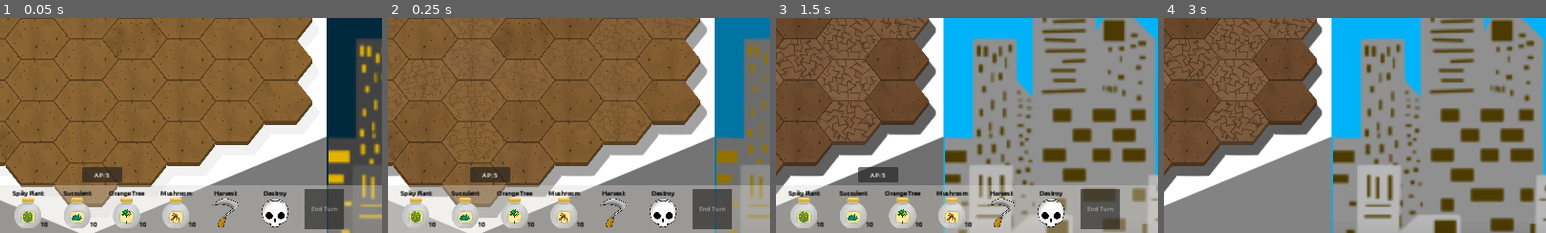
Above: before the commit, frames 1-4 (left to right).
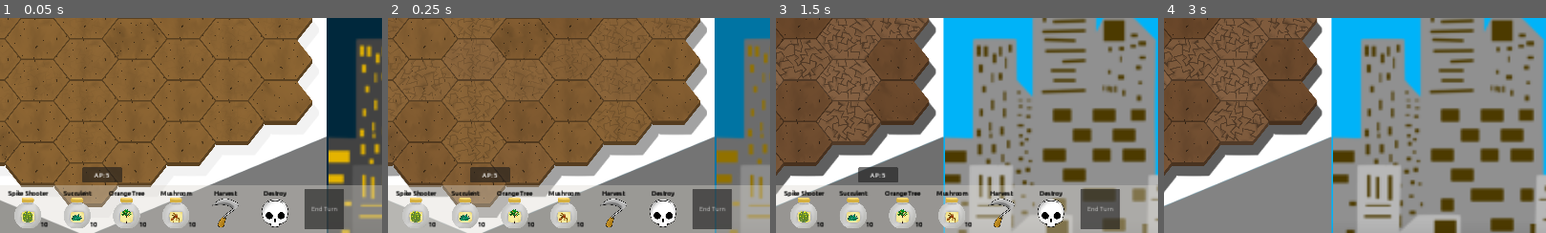
Above: after the commit, the same moments.

Repository: CiaranWoodward/LD54
Game: Godot game, scene res://Level.tscn
Same seed, same stepped clock (60 frames per second), same inputs: the game is played once before the commit and once after it. The engine's default icon, where the game draws it, is replaced by a stand-in: a white triangle on a blue panel in a dark square.
Inputs (mouse positions are % of the whole screen's width and height, from its top left):
- Up to frame 1 (0.05 s): no input
- Up to frame 2 (0.25 s): no input
- Up to frame 3 (1.5 s): move the mouse to (72, 45) at 0.52 s; hold Right (ui_right) 0.53-1.25 s; click (72, 45) at 0.6 s; drag from (30, 55) to (45, 70) at 1.27 s
- Up to frame 4 (3 s): click (21, 94) at 2.02 s; click "End Turn" at 2.75 s
The pictures show only the part of the screen within x 37-87%, y 50-100%; the shares and areas given below are measured in that part.

The runs differ from the first frame. In frame 1, 0.2% of the frame differs, in the area x 2-13%, y 80-84%; in frame 2, 0.2%; in frame 3, 0.2%; in frame 4, nothing differs.

Commit message:
added hud elements for harvesting and tooltips

Diff:
--- a/Global.gd
+++ b/Global.gd
@@ -8,7 +8,7 @@
 enum PlantType {WEED, FLOWER, BERRY_VINE, SPIKY_PLANT, SUCCULENT, ORANGE_TREE, MUSHROOM}
 
 # enum for all produce types
-enum ProduceType {FLOWER, BERRY, ORANGE, SUCCULENT, MUSHROOM}
+enum ProduceType {FLOWER, BERRY, ORANGE, SUCCULENT, MUSHROOM, SPIKE_BALL}
 
 enum ActionType {NONE, HARVEST, DESTROY, PLANT, END_TURN}
 
@@ -82,6 +82,7 @@
 		ProduceType.ORANGE: return "Orange"
 		ProduceType.SUCCULENT: return "Succulent"
 		ProduceType.MUSHROOM: return "Mushroom"
+		ProduceType.SPIKE_BALL: return "Spike Ball"
 	return null
 
 func is_quota_met():
--- a/Plants/BasePlant.gd
+++ b/Plants/BasePlant.gd
@@ -27,7 +27,7 @@
 
 ## Can the fruit be harvested?
 func can_harvest() -> bool:
-	return status == Status.HARVESTABLE
+	return status == Status.HARVESTABLE || (is_instance_valid(hosted_plant) && hosted_plant.can_harvest())
 
 ## Harvest the fruit (Might also destroy for some plants)
 func harvest():
@@ -94,3 +94,6 @@
 # function to spread the plant to the candidate tiles
 func spread():
 	spread_impl(get_spread_tiles())
+
+func harvest_description() -> Dictionary:
+	return {}
--- a/Plants/BerryVine.gd
+++ b/Plants/BerryVine.gd
@@ -2,6 +2,7 @@
 extends BasePlant
 
 @export var time_to_grow: int = 4
+@export var harvest_amount: int = 5
 
 var bush_varient = randi_range(0, 1)
 var berry_varient = randi_range(0, 2)
@@ -13,6 +14,12 @@
 
 static func plant_description():
 	return "Spreads and fruits with delicious berries! Will die if land becomes infertile."
+
+func harvest_description() -> Dictionary:
+	return {
+		"name": "Berry",
+		"amount": str(harvest_amount)
+	}
 
 func plant_type():
 	return Global.PlantType.BERRY_VINE
@@ -53,7 +60,7 @@
 		status = Status.GROWING
 		_berry_tween = create_tween()
 		_berry_tween.tween_property($BerryVine/Centre/Berry, "modulate", Color.TRANSPARENT, 0.5)
-		Global.change_produce_count(Global.ProduceType.BERRY, 5)
+		Global.change_produce_count(Global.ProduceType.BERRY, harvest_amount)
 		age = 0
 
 func spread_impl(tiles: Array):
--- a/Plants/Flower.gd
+++ b/Plants/Flower.gd
@@ -15,6 +15,17 @@
 static func plant_description():
 	return "Improves soil moisture for later planting."
 
+func harvest_description() -> Dictionary:
+	if (status == Status.DEAD):
+		return {
+			"name": "Flower Seed",
+			"amount": "1-2"
+		}
+	return {
+			"name": plant_name(),
+			"amount": "1"
+		}
+
 func _ready():
 	super()
 	$Flower/Bud.modulate = colors[randi_range(0, colors.size()-1)]
@@ -23,10 +34,16 @@
 func plant_type():
 	return Global.PlantType.FLOWER
 
+func can_harvest() -> bool:
+	return status == Status.DEAD || super()
+
 func harvest():
 	super()
 	if status == Status.HARVESTABLE:
 		Global.change_produce_count(Global.ProduceType.FLOWER, 1)
+		destroy()
+	if status == Status.DEAD:
+		Global.change_seed_count(Global.PlantType.FLOWER, randi_range(1, 2))
 		destroy()
 
 func destroy():
--- a/Plants/Mushroom.gd
+++ b/Plants/Mushroom.gd
@@ -10,6 +10,12 @@
 
 static func plant_description():
 	return "Thrives on dead plant life."
+
+func harvest_description() -> Dictionary:
+	return {
+		"name": plant_name(),
+		"amount": str(cluster_count)
+	}
 
 var cluster_count = 0: set = set_cluster_count
 var cluster_varient = randi_range(0, 1)
@@ -36,6 +42,7 @@
 	super()
 	reset()
 	$Cluster.get_children().pick_random().visible = true
+	cluster_count += 1
 	_random_wave()
 
 func plant_type():
@@ -80,7 +87,7 @@
 			mushroom.sow(tile, false)
 
 func can_harvest() -> bool:
-	return age < 0 && true
+	return age > 0 && cluster_count > 0
 
 func harvest():
 	Global.change_produce_count(Global.ProduceType.MUSHROOM, cluster_count)
--- a/Plants/Mushroom.tscn
+++ b/Plants/Mushroom.tscn
@@ -96,7 +96,7 @@
 }
 
 [node name="Mushroom" type="Node2D"]
-scale = Vector2(1.24732, 1.43543)
+scale = Vector2(1.3274, 1.52759)
 script = ExtResource("1_3e0xn")
 spread_percent_fertile = 2
 spread_percent_infertile = 1
--- a/Plants/OrangeTree.gd
+++ b/Plants/OrangeTree.gd
@@ -4,6 +4,7 @@
 ## How long until the plant is fully grown
 @export var time_to_grow: int = 4
 @export var time_to_fruit: int = 2
+@export var harvest_amount: int = 10
 
 @onready var stateMachine: AnimationNodeStateMachinePlayback = $AnimationTree["parameters/playback"]
 
@@ -14,6 +15,12 @@
 
 static func plant_description():
 	return "Draws in moisture from a wide area. Dies if infertile."
+
+func harvest_description() -> Dictionary:
+	return {
+		"name": "Orange",
+		"amount": str(harvest_amount)
+	}
 
 func plant_type():
 	return Global.PlantType.ORANGE_TREE
--- a/Plants/SpikyPlant.gd
+++ b/Plants/SpikyPlant.gd
@@ -2,38 +2,62 @@
 extends BasePlant
 
 @export var kill_percent: int = 90
+@export var kill_turns: int = 5
+
+@onready var stateMachine = $AnimationTree["parameters/playback"]
+
+var _spike_tween
 
 static func plant_name():
-	return "Spiky Plant"
+	return "Spike Shooter"
 
 static func plant_description():
 	return "Kills plants around it."
 
+func harvest_description() -> Dictionary:
+	return {
+		"name": "Spike Ball",
+		"amount": "1"
+	}
+
 func _ready():
 	super()
+	$BaldPlant/Spikes.modulate = Color.WHITE
 
 func plant_type():
 	return Global.PlantType.SPIKY_PLANT
 
 func tick():
 	super()
-	# get the tiles that the spiky plant will kill
-	var toKill = parent_tile.getAdjacent().filter(func(tile: PlantTile):
-		return randi_range(0, 100) < kill_percent
-	).filter(func(tile: PlantTile):
-		return tile.is_occupied()
-	).filter(func(tile: PlantTile):
-		return tile.child_plant.plant_type() != Global.PlantType.SPIKY_PLANT
-	).filter(func(tile: PlantTile):
-		return tile.child_plant.status != Status.DEAD
-	)
-	# Kill the plant if the plant is not a spiky plant and is not dead
-	for tile in toKill:
-		tile.child_plant.kill()
+	stateMachine.travel("Shoot")
+	if (age < kill_turns):
+		# get the tiles that the spiky plant will kill
+		var toKill = parent_tile.getAdjacent().filter(func(tile: PlantTile):
+			return randi_range(0, 100) < kill_percent
+		).filter(func(tile: PlantTile):
+			return tile.is_occupied()
+		).filter(func(tile: PlantTile):
+			return tile.child_plant.plant_type() != Global.PlantType.SPIKY_PLANT
+		).filter(func(tile: PlantTile):
+			return tile.child_plant.status != Status.DEAD
+		)
+		# Kill the plant if the plant is not a spiky plant and is not dead
+		for tile in toKill:
+			tile.child_plant.kill()
+
+	elif(status != Status.HARVESTABLE):
+		status = Status.HARVESTABLE
+		_spike_tween = create_tween()
+		_spike_tween.tween_property($BaldPlant/Spikes, "modulate", Color.TRANSPARENT, 1)
 
 func kill():
 	super()
 	destroy()
 
+func harvest():
+	if status == Status.HARVESTABLE:
+		Global.change_produce_count(Global.ProduceType.SPIKE_BALL, 1)
+		destroy()
+
 func can_sow(tile : PlantTile, use_seed: bool = true) -> bool:
 	return super(tile, use_seed)
--- a/Plants/SpikyPlant.tscn
+++ b/Plants/SpikyPlant.tscn
@@ -176,6 +176,10 @@
 [node name="SpikyPlant" type="Node2D"]
 scale = Vector2(0.5, 0.5)
 script = ExtResource("1_28k8o")
+kill_percent = null
+kill_turns = null
+spread_percent_fertile = null
+spread_percent_infertile = null
 
 [node name="BaldPlant" type="Sprite2D" parent="."]
 position = Vector2(-2, 28)
--- a/Plants/Succulent.gd
+++ b/Plants/Succulent.gd
@@ -12,6 +12,12 @@
 
 static func plant_description():
 	return "Will die if overwatered."
+
+func harvest_description() -> Dictionary:
+	return {
+		"name": plant_name(),
+		"amount": "1"
+	}
 
 func _ready():
 	super()
--- a/UI/Cursor.gd
+++ b/UI/Cursor.gd
@@ -52,6 +52,27 @@
 			modulate = valid_color
 		else:
 			modulate = invalid_color
+	elif _current_action == Global.ActionType.HARVEST:
+		var plant: BasePlant = _current_tile.child_plant
+		if is_instance_valid(plant):
+			if is_instance_valid(plant.hosted_plant):
+				plant = plant.hosted_plant
+			if (plant.can_harvest()):
+				modulate = valid_color
+				var to_harvest = plant.harvest_description()
+				$Harvest/PanelContainer/MarginContainer/VBoxContainer/ToHarvest.text = "{name}: {amount}".format(to_harvest)
+				$Harvest/PanelContainer.visible = true
+			else:
+				modulate = invalid_color
+				$Harvest/PanelContainer.visible = false
+		else:
+			modulate = invalid_color
+			$Harvest/PanelContainer.visible = false
+	elif _current_action == Global.ActionType.DESTROY:
+		if is_instance_valid(_current_tile.child_plant):
+			modulate = valid_color
+		else:
+			modulate = invalid_color
 	else:
 		modulate = idle_color
 
@@ -94,12 +115,32 @@
 			if !is_instance_valid(_current_tile.child_plant):
 				return
 			_current_tile.child_plant.destroy()
+			if is_instance_valid(_current_tile.child_plant) && _current_tile.child_plant.can_harvest():
+				modulate = valid_color
+			else:
+				modulate = invalid_color
 		Global.ActionType.HARVEST:
 			if !is_instance_valid(_current_tile.child_plant):
 				return
 			if !_current_tile.child_plant.can_harvest():
 				return
 			_current_tile.child_plant.harvest()
+			modulate = invalid_color
+			var plant: BasePlant = _current_tile.child_plant
+			if is_instance_valid(plant):
+				if is_instance_valid(plant.hosted_plant):
+					plant = plant.hosted_plant
+				if (plant.can_harvest()):
+					modulate = valid_color
+					var to_harvest = plant.harvest_description()
+					$Harvest/PanelContainer/MarginContainer/VBoxContainer/ToHarvest.text = "{name}: {amount}".format(to_harvest)
+					$Harvest/PanelContainer.visible = true
+				else:
+					modulate = invalid_color
+					$Harvest/PanelContainer.visible = false
+			else:
+				modulate = invalid_color
+				$Harvest/PanelContainer.visible = false
 		Global.ActionType.PLANT:
 			if !_current_plantinstance.can_sow(_current_tile):
 				return
--- a/UI/Cursor.tscn
+++ b/UI/Cursor.tscn
@@ -1,7 +1,9 @@
-[gd_scene load_steps=9 format=3 uid="uid://d4j0a6xqs4pqq"]
+[gd_scene load_steps=11 format=3 uid="uid://d4j0a6xqs4pqq"]
 
 [ext_resource type="Script" path="res://UI/Cursor.gd" id="1_t3c3b"]
+[ext_resource type="Texture2D" uid="uid://byuq4wutnm8d4" path="res://Graphics/Icons/DestroyDarker0000.png" id="2_fwoep"]
 [ext_resource type="Texture2D" uid="uid://bn7nems70jqgr" path="res://icon.svg" id="2_h1yyv"]
+[ext_resource type="Texture2D" uid="uid://dfmffsktx788q" path="res://Graphics/Icons/Harvest0000.png" id="3_nctlu"]
 [ext_resource type="Texture2D" uid="uid://du50r5ps5k2il" path="res://Graphics/Icons/Flower0000.png" id="3_x7t2e"]
 [ext_resource type="Texture2D" uid="uid://b1ea3b82nsw37" path="res://Graphics/Icons/SpikyPlant0000.png" id="4_3srsg"]
 [ext_resource type="Texture2D" uid="uid://bbeobjnto24k8" path="res://Graphics/Icons/BerryVine0000.png" id="5_g3gct"]
@@ -18,20 +20,44 @@
 valid_color = Color(1, 1, 1, 0.470588)
 
 [node name="Destroy" type="Node2D" parent="."]
+visible = false
 
 [node name="Sprite2D" type="Sprite2D" parent="Destroy"]
-visible = false
-modulate = Color(1, 0.243137, 0.113725, 1)
-scale = Vector2(0.5, 0.5)
-texture = ExtResource("2_h1yyv")
+position = Vector2(0, -15)
+scale = Vector2(0.25, 0.25)
+texture = ExtResource("2_fwoep")
 
 [node name="Harvest" type="Node2D" parent="."]
 visible = false
 
 [node name="Sprite2D" type="Sprite2D" parent="Harvest"]
-modulate = Color(0.407843, 1, 0.329412, 1)
-scale = Vector2(0.5, 0.5)
-texture = ExtResource("2_h1yyv")
+position = Vector2(0, -15)
+scale = Vector2(0.25, 0.25)
+texture = ExtResource("3_nctlu")
+
+[node name="PanelContainer" type="PanelContainer" parent="Harvest"]
+visible = false
+offset_left = 32.0
+offset_top = -74.0
+offset_right = 150.0
+offset_bottom = -1.0
+
+[node name="MarginContainer" type="MarginContainer" parent="Harvest/PanelContainer"]
+layout_mode = 2
+theme_override_constants/margin_left = 10
+theme_override_constants/margin_top = 10
+theme_override_constants/margin_right = 10
+theme_override_constants/margin_bottom = 10
+
+[node name="VBoxContainer" type="VBoxContainer" parent="Harvest/PanelContainer/MarginContainer"]
+layout_mode = 2
+
+[node name="Label" type="Label" parent="Harvest/PanelContainer/MarginContainer/VBoxContainer"]
+layout_mode = 2
+text = "Will Harvest:"
+
+[node name="ToHarvest" type="Label" parent="Harvest/PanelContainer/MarginContainer/VBoxContainer"]
+layout_mode = 2
 
 [node name="Weed" type="Node2D" parent="."]
 visible = false
Not shown: 1 places in Plants/Mushroom.tscn that only renumber resources
